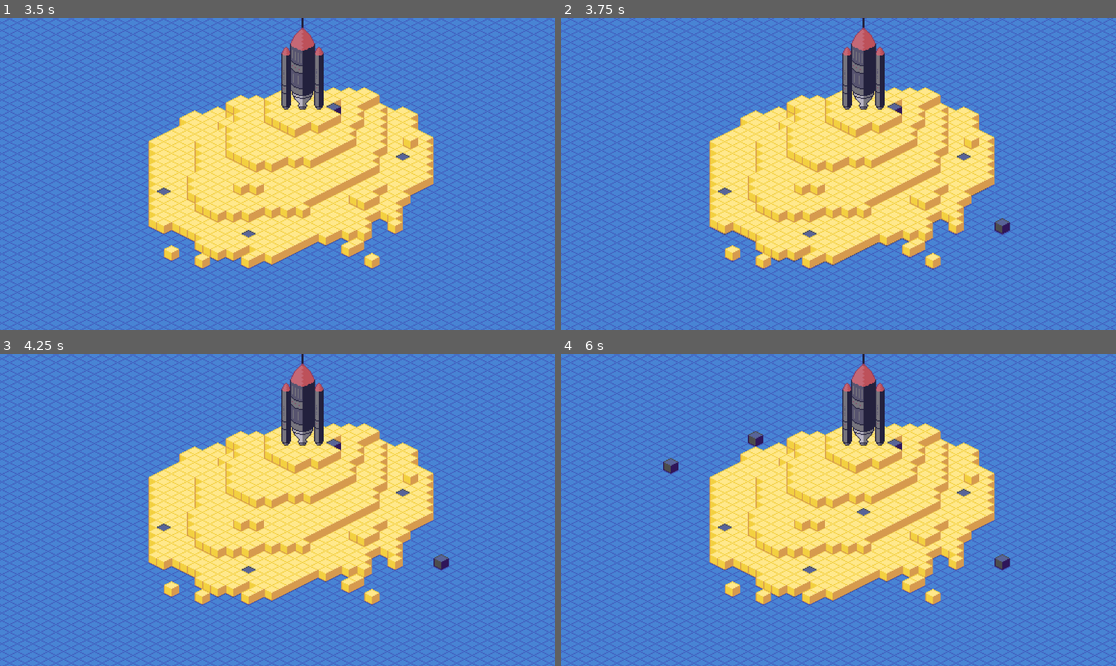
Above: before the commit, frames 1-4 (two rows, left to right).
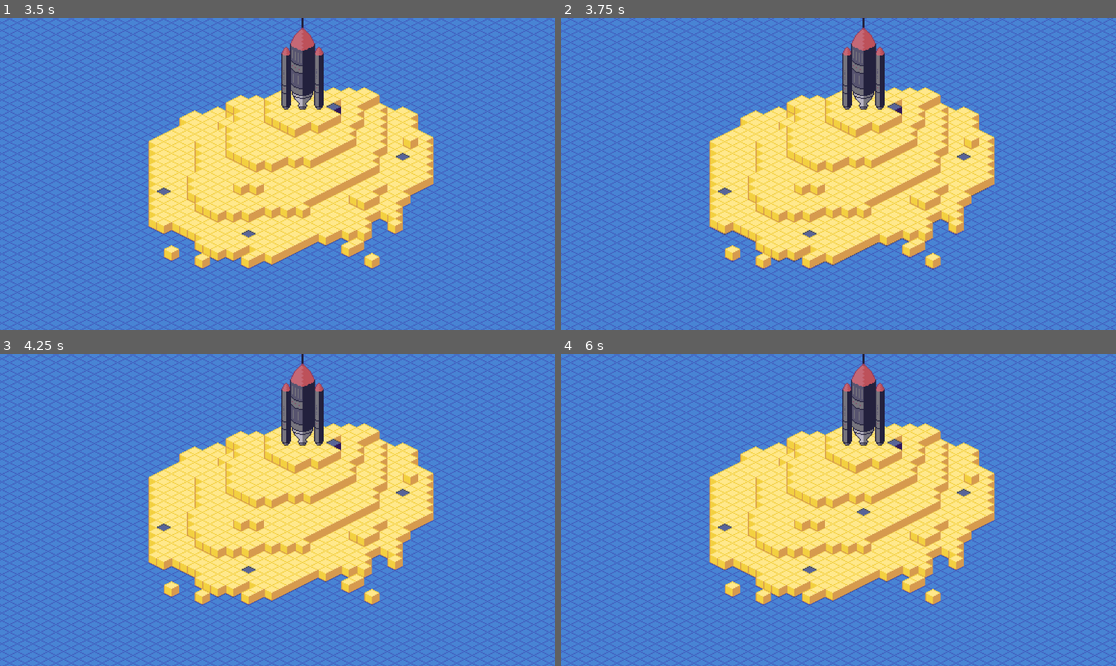
Above: after the commit, the same moments.

Repository: paul-maxime/rocket-of-sand
Game: Godot game, scene res://scenes/Island.tscn
The game is run twice, just before and just after one commit, with the same random seed, the same clock (stepped at 60 frames per second) and the same inputs.
Inputs (mouse positions are in pixels of both pictures, inside the frame that each line leads up to):
- Up to frame 1 (3.5 s): move the mouse to (399, 158) at 0.52 s; click (399, 158) at 0.67 s; move the mouse to (166, 189) at 1.27 s; click (166, 189) at 1.42 s; move the mouse to (333, 105) at 2.02 s; click (333, 105) at 2.17 s; move the mouse to (249, 236) at 2.77 s; click (249, 236) at 2.92 s
- Up to frame 2 (3.75 s): move the mouse to (1005, 220) at 3.52 s; click (1005, 220) at 3.67 s
- Up to frame 3 (4.25 s): no input
- Up to frame 4 (6 s): move the mouse to (672, 463) at 4.27 s; click (672, 463) at 4.42 s; move the mouse to (866, 510) at 5.02 s; click (866, 510) at 5.17 s; tap Enter at 5.75 s; move the mouse to (755, 432) at 5.77 s; click (755, 432) at 5.92 s

Frame 1 is identical in both runs. In frame 2, 0.1% of the frame differs, in the area x 78-81%, y 64-70%; in frame 3, 0.1%; in frame 4, 0.3%, in the area x 18-81%, y 24-70%.

Commit message:
Add EventManager

Diff:
--- a/scenes/Island.tscn
+++ b/scenes/Island.tscn
@@ -6,6 +6,7 @@
 [ext_resource type="Script" path="res://scripts/Camera.gd" id="3_3o8jx"]
 [ext_resource type="Script" path="res://scripts/GameManager.gd" id="3_5rtui"]
 [ext_resource type="Texture2D" uid="uid://co1dhywe57swo" path="res://resources/rocket.png" id="4_2y4em"]
+[ext_resource type="Script" path="res://scripts/EventManager.gd" id="6_7xm2o"]
 [ext_resource type="Script" path="res://scripts/BuildingManager.gd" id="6_abe2r"]
 
 [sub_resource type="TileSetAtlasSource" id="TileSetAtlasSource_47n1r"]
@@ -31,6 +32,8 @@
 3:0/0/terrain = 1
 0:1/0 = 0
 0:1/0/texture_origin = Vector2i(0, 4)
+0:1/0/terrain_set = 0
+0:1/0/terrain = 0
 
 [sub_resource type="TileSet" id="TileSet_tvsi5"]
 tile_shape = 1
@@ -88,6 +91,9 @@
 [node name="BuildingManager" type="Node2D" parent="GameManager"]
 script = ExtResource("6_abe2r")
 
+[node name="EventManager" type="Node2D" parent="GameManager"]
+script = ExtResource("6_7xm2o")
+
 [node name="Camera2D" type="Camera2D" parent="."]
 offset = Vector2(-10, -10)
 zoom = Vector2(2, 2)
--- a/scripts/BuildingManager.gd
+++ b/scripts/BuildingManager.gd
@@ -2,14 +2,11 @@
 
 @onready var tile_map = $'../../TileMap'
 
-func _input(event):
-	if event is InputEventMouseButton:
-			if event.is_pressed():
-				var tile_pos = tile_map.local_to_map(get_global_mouse_position())
-				print(tile_pos)
-				var hl = 0
-				for l in range(tile_map.get_layers_count() - 1):
-					var tile_data = tile_map.get_cell_tile_data(l, Vector2i(tile_pos.x, tile_pos.y + 2))
-					if tile_data != null && l > hl:
-						hl = l
-				tile_map.set_cell(hl, Vector2i(tile_pos.x, tile_pos.y + 2), 1, Vector2i(0, 1))
+func _ready():
+	$'../EventManager'.block_clicked.connect(place_building)
+
+func place_building(block_type, layer, coordinate, screen_coordinate, wall_click):
+	if (!wall_click && block_type == 0):
+		tile_map.set_cell(layer, coordinate, 1, Vector2i(0, 1))
+	else:
+		print('No.')
--- /dev/null
+++ b/scripts/EventManager.gd
@@ -0,0 +1,22 @@
+extends Node2D
+
+@onready var tile_map = $'../../TileMap'
+signal block_clicked(block_type, layer, coordinate, screen_coordinate, wall_click)
+
+func _input(event):
+	if event is InputEventMouseButton:
+			if event.is_pressed():
+				var mouse_pos = get_global_mouse_position()
+				var tile_pos = tile_map.local_to_map(tile_map.to_local(mouse_pos))
+				var highest_layer = -1
+				var highest_tile_data = null
+				for l in range(tile_map.get_layers_count() - 1):
+					var tile_data = tile_map.get_cell_tile_data(l, Vector2i(tile_pos.x, tile_pos.y + 2))
+					if tile_data != null && l > highest_layer:
+						highest_tile_data = tile_data
+						highest_layer = l
+				var above_tile = tile_map.get_cell_tile_data(highest_layer + 1, tile_pos)
+				if above_tile == null:
+					block_clicked.emit((highest_tile_data.terrain if highest_tile_data != null else -1), highest_layer, Vector2i(tile_pos.x, tile_pos.y + 2), mouse_pos, false)
+				else:
+					block_clicked.emit(above_tile.terrain, highest_layer + 1, tile_pos, mouse_pos, true)
Not shown, added: resources/rocket1.png.import
Not shown, added: resources/rocket2.png.import
Not shown, added: resources/rocket3.png.import
Not shown, added: resources/rocket4.png.import
Not shown, added: resources/rocket5.png.import
Not shown, added: resources/rocket6.png.import
Not shown: 1 places in scenes/Island.tscn that only renumber resources
